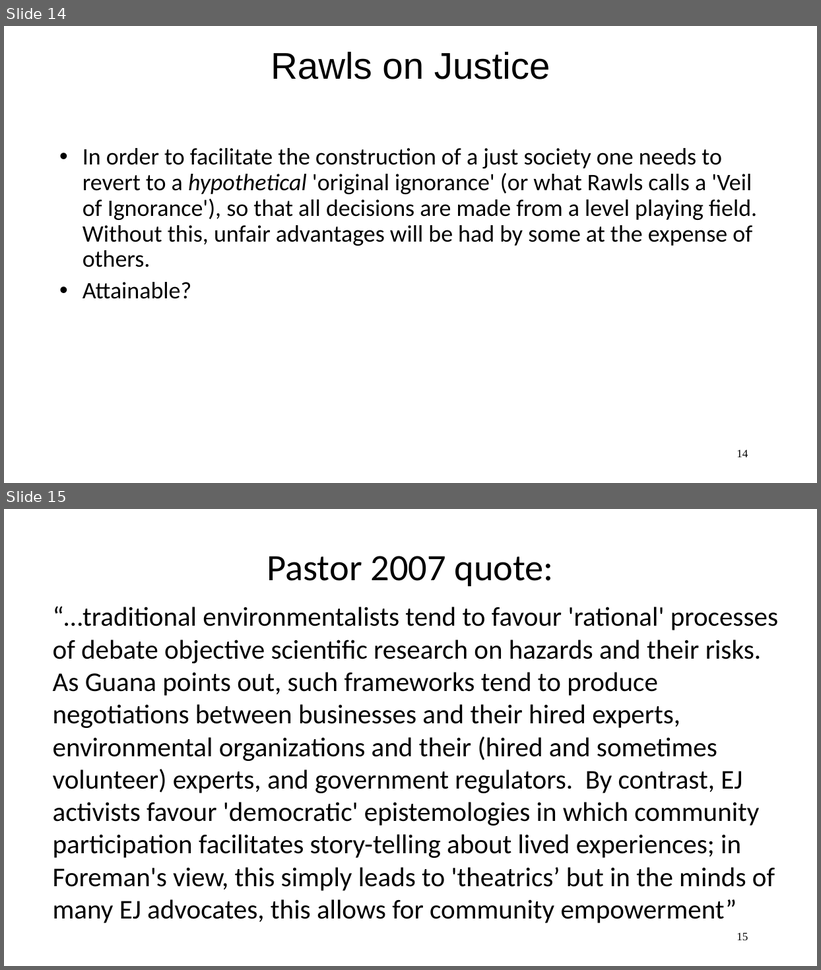
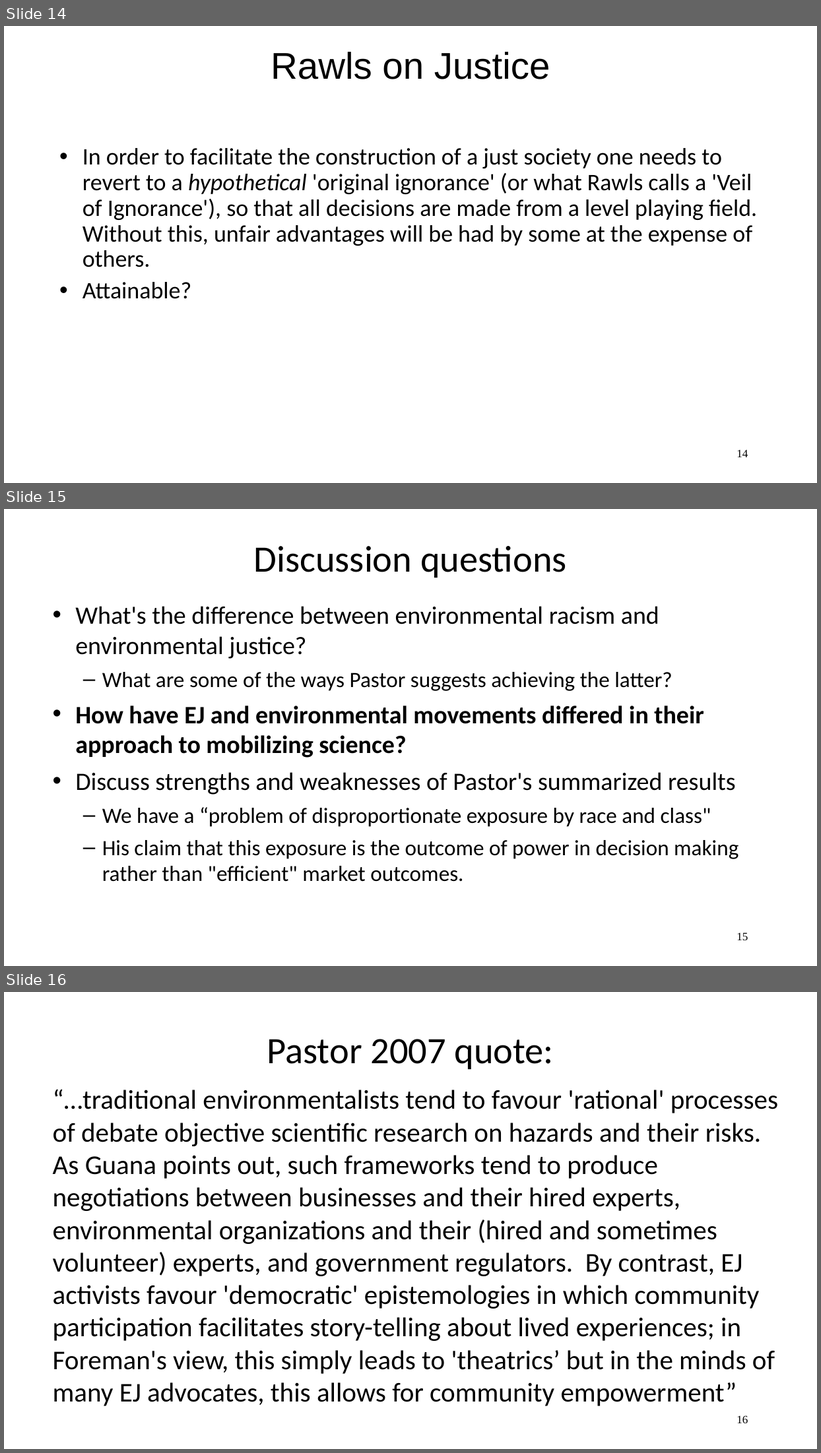
Before and after one commit to nickolasclarke/ER131, a slide deck: lecture/Lecture 18 Oct 31/18 EJ ctd.ppt. Shown one above the other, each under a label of ours: slides 14 and 15 before the commit, slides 14, 15 and 16 after it. The pictures are 821x970 and 821x1453 pixels, drawn with LibreOffice and Linux fonts; fonts in the diff are those of the drawing. Boxes give left, top, right and bottom in pixels: in the first picture for what was removed or moved away, otherwise in the second. Text is boxed around its words. In the diff, an @@ line names an element or a change of style, - is before the commit and + after.

```diff
--- a/lecture/Lecture 18 Oct 31/18 EJ ctd.ppt
+++ b/lecture/Lecture 18 Oct 31/18 EJ ctd.ppt
@@ slide 15 added at box(4, 509, 817, 966), background #FFFFFF @@
@@ title added at box(254, 546, 567, 578), 33 pt, text #000000 @@
+Discussion questions
@@ text added at box(75, 606, 739, 882), 19.4 pt, text #000000 @@
+• What's the difference between environmental racism and environmental justice?
+  – What are some of the ways Pastor suggests achieving the latter?
+• How have EJ and environmental movements differed in their approach to mobilizing science?
+• Discuss strengths and weaknesses of Pastor's summarized results
+  – We have a “problem of disproportionate exposure by race and class"
+  – His claim that this exposure is the outcome of power in decision making rather than "efficient" market outcomes.
@@ page number added at box(737, 933, 748, 941), 10 pt, text #000000 @@
+15
@@ what was slide 15 is now slide 16 @@
@@ page number at box(737, 1416, 748, 1424): text changed @@
-15
+16
```
Also in this commit, not shown: 1 other slide added, 8 other files.
